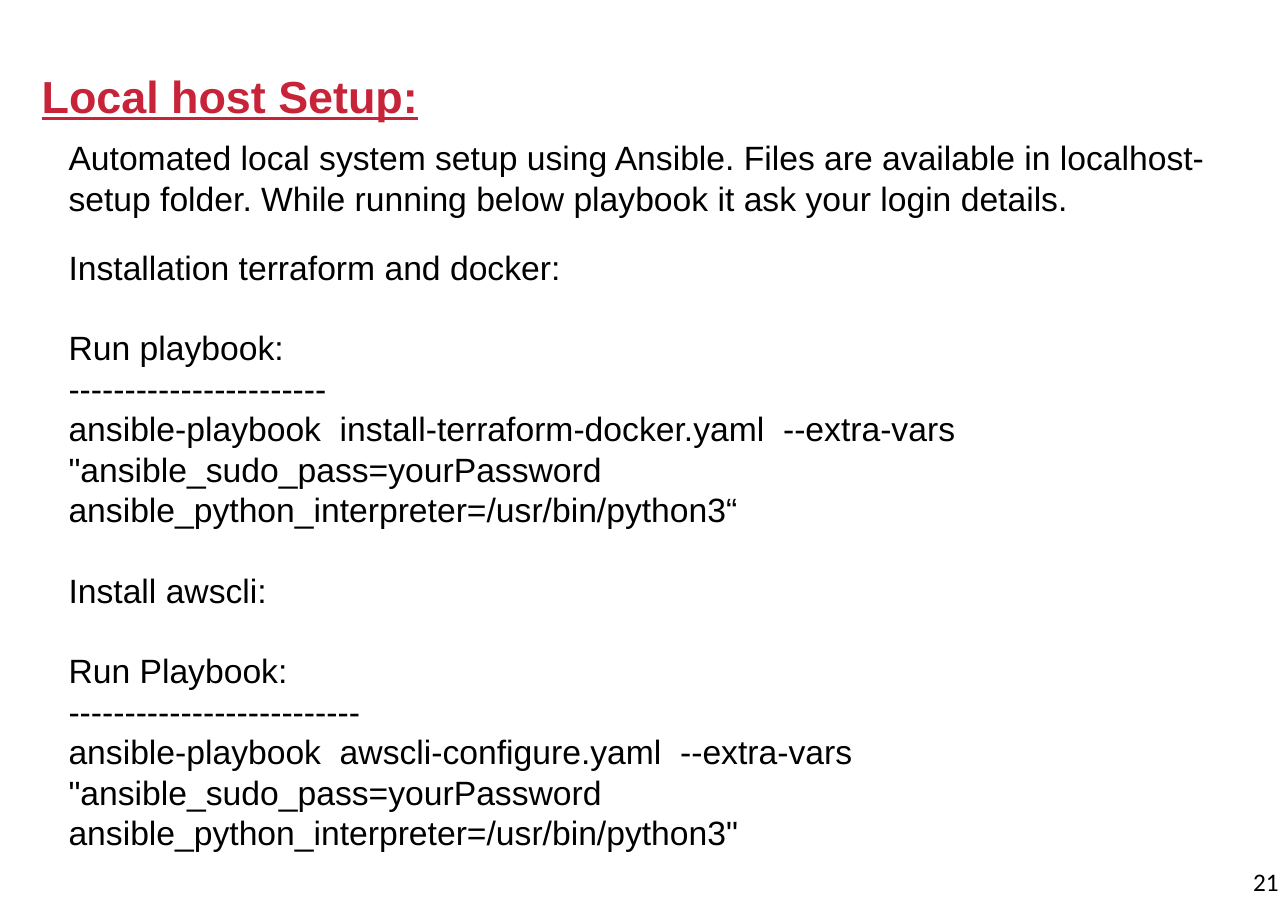
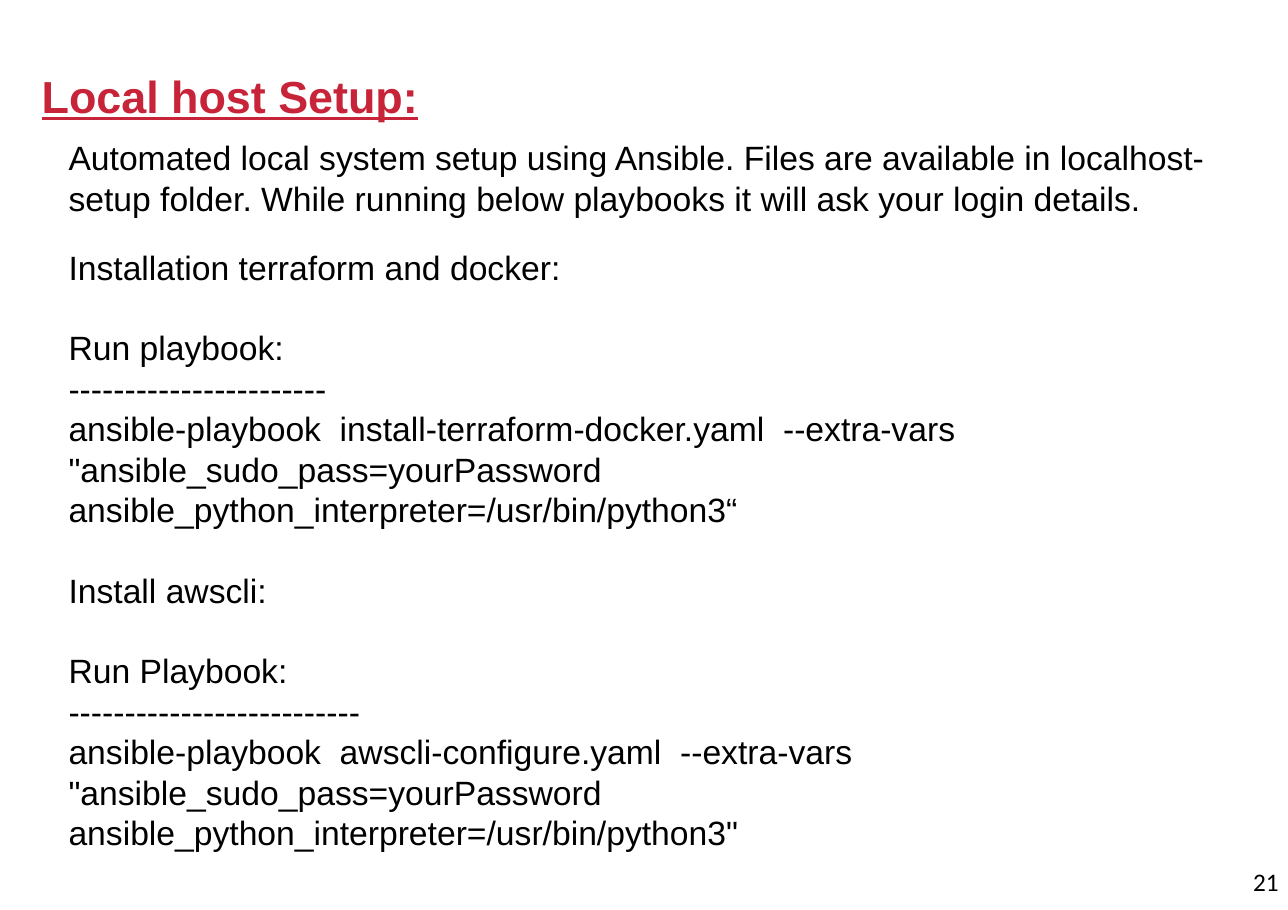
Before and after one commit to kiranpe/DevOpsCloud, a slide deck: slide 21 of DevOpsDoc.pptx. Drawn at 1288x910 pixels with LibreOffice and Linux fonts; fonts in the diff are those of the drawing; background and template pictures are left out. Boxes give left, top, right and bottom in pixels: in the first picture for what was removed or moved away, otherwise in the second. Text is boxed around its words. In the diff, an @@ line names an element or a change of style, - is before the commit and + after.

```diff
--- a/DevOpsDoc.pptx
+++ b/DevOpsDoc.pptx
@@ subtitle at (69, 145, 1204, 218): text changed @@
-Automated local system setup using Ansible. Files are available in localhost-setup folder. While running below playbook it ask your login details.
+Automated local system setup using Ansible. Files are available in localhost-setup folder. While running below playbooks it will ask your login details.
```
